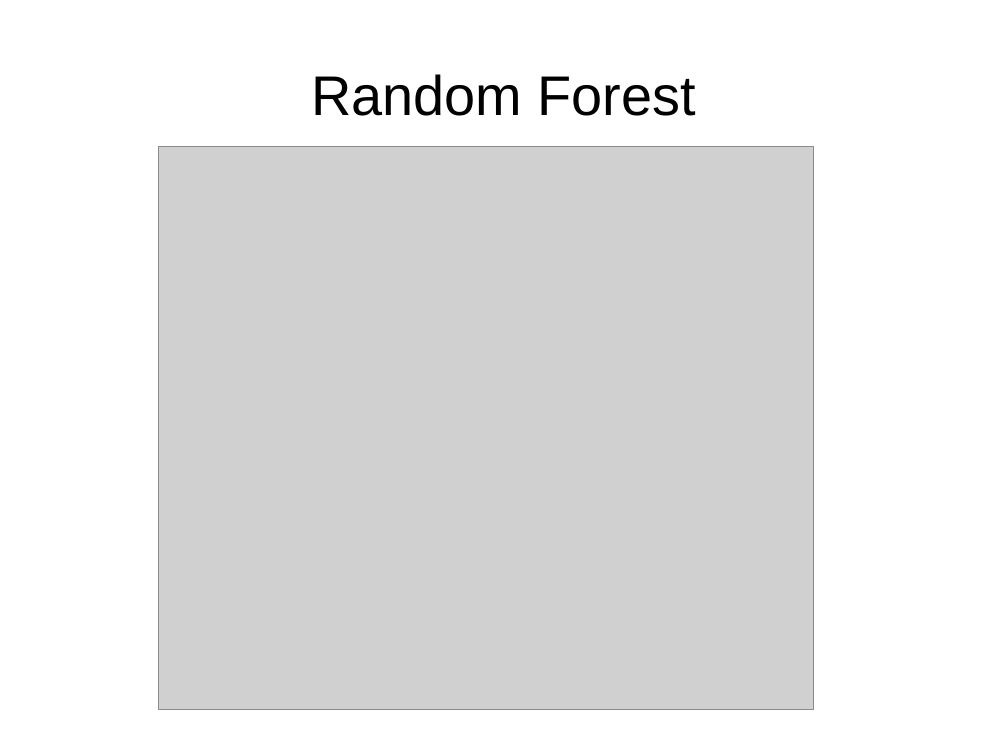
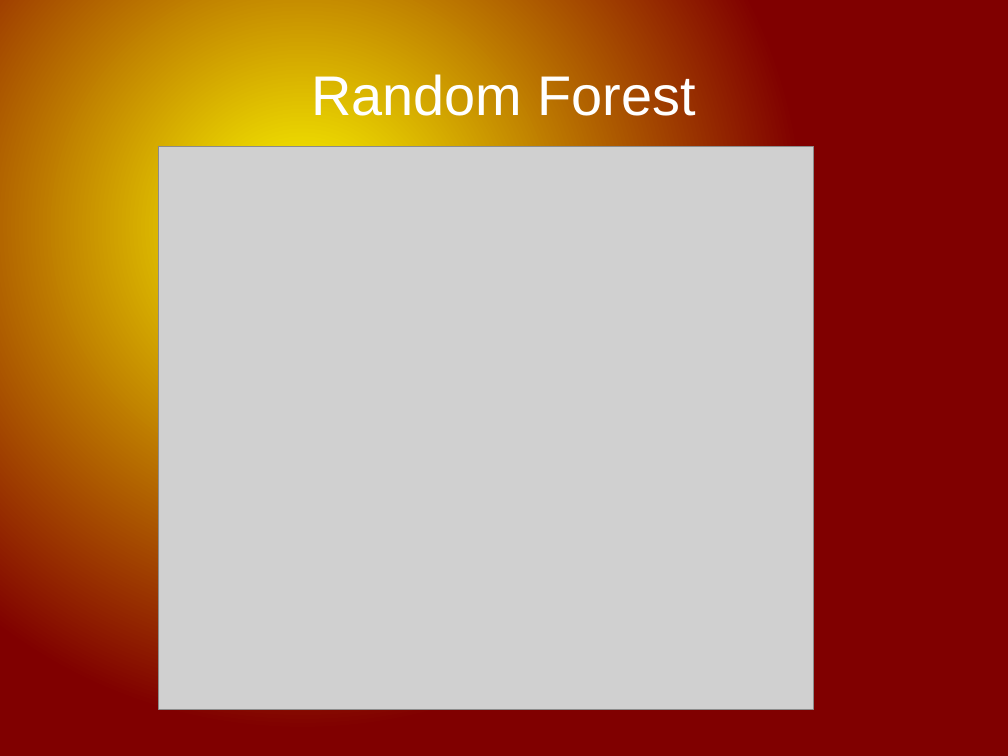
Before and after one commit to grd349/LearningLAMOST, a slide deck: slide 7 of Plots/TempModPresent.odp (slide 5 before the commit). Drawn at 1008x756 pixels with LibreOffice and Linux fonts; fonts in the diff are those of the drawing; grey boxes stand for pictures. Boxes give left, top, right and bottom in pixels: in the first picture for what was removed or moved away, otherwise in the second. Text is boxed around its words. In the diff, an @@ line names an element or a change of style, - is before the commit and + after.

```diff
--- a/Plots/TempModPresent.odp
+++ b/Plots/TempModPresent.odp
@@ background #FFFFFF to gradient #FFFF00 to #800000 @@
@@ title "Random Forest" at (x1=311, y1=71, x2=696, y2=125): text colour #000000 to #FFFFFF @@
```
Also in this commit, not shown: 6 other slides changed, 3 slides added.
